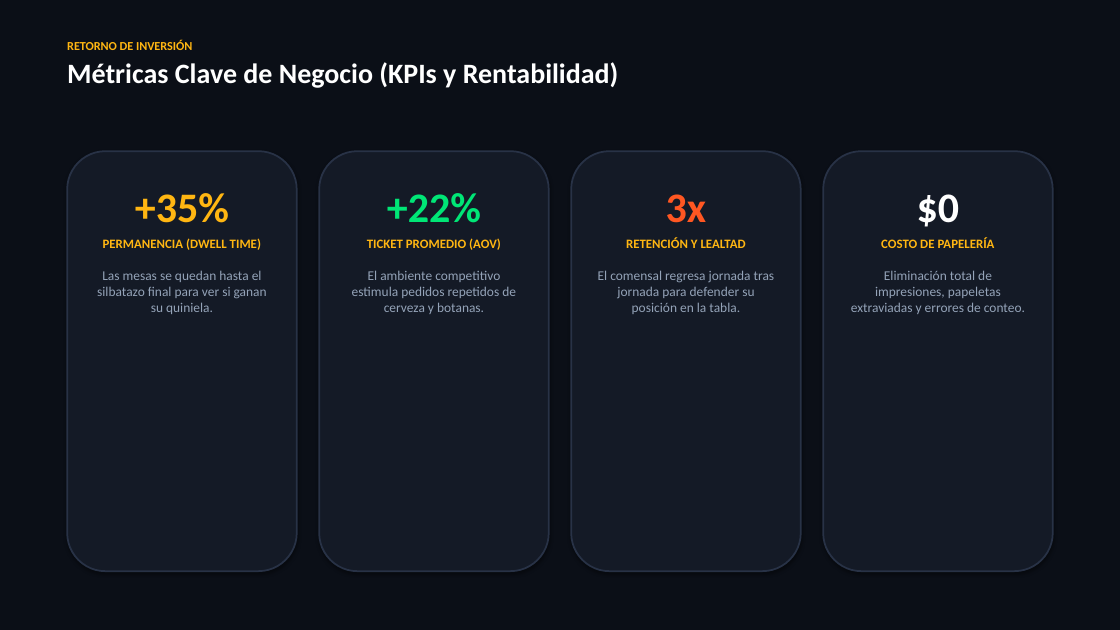
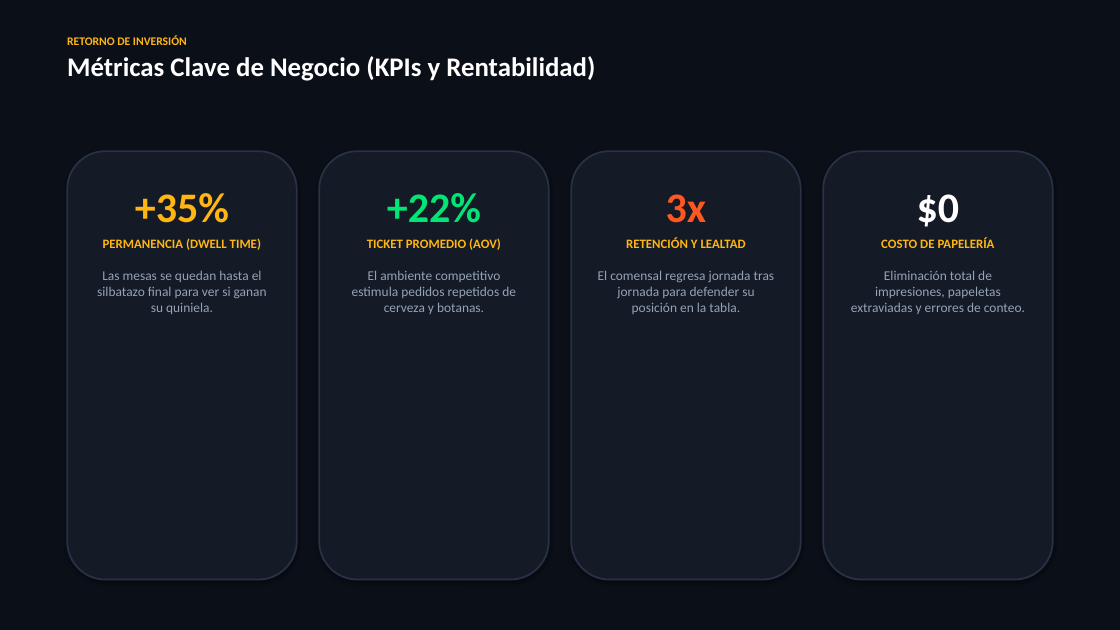
Before and after one commit to chefalbertomc/NFL-grids-, a slide deck: slide 13 of Drinks_and_Wins_Presentacion_Ejecutiva.pptx (slide 11 before the commit). Drawn at 1120x630 pixels with LibreOffice and Linux fonts; fonts in the diff are those of the drawing. Boxes give left, top, right and bottom in pixels: in the first picture for what was removed or moved away, otherwise in the second. Text is boxed around its words. In the diff, an @@ line names an element or a change of style, - is before the commit and + after.

```diff
--- a/Drinks_and_Wins_Presentacion_Ejecutiva.pptx
+++ b/Drinks_and_Wins_Presentacion_Ejecutiva.pptx
@@ text "RETORNO DE INVERSIÓN" at (x1=67, y1=35, x2=595, y2=81): size 10.5 to 10 pt in "RETORNO DE INVERSIÓN"; size 24 to 23 pt in "Métricas Clave de Negocio (KPIs y Rentabilidad)"; less space between paragraphs @@
@@ rounded rectangle resized from (x1=67, y1=151, x2=297, y2=571) to (x1=67, y1=151, x2=297, y2=580) @@
@@ rounded rectangle resized from (x1=319, y1=151, x2=549, y2=571) to (x1=319, y1=151, x2=549, y2=580) @@
@@ rounded rectangle resized from (x1=571, y1=151, x2=801, y2=571) to (x1=571, y1=151, x2=801, y2=580) @@
@@ rounded rectangle resized from (x1=823, y1=151, x2=1053, y2=571) to (x1=823, y1=151, x2=1053, y2=580) @@
```
Also in this commit, not shown: 11 other slides changed, 2 slides added, 1 other file.
